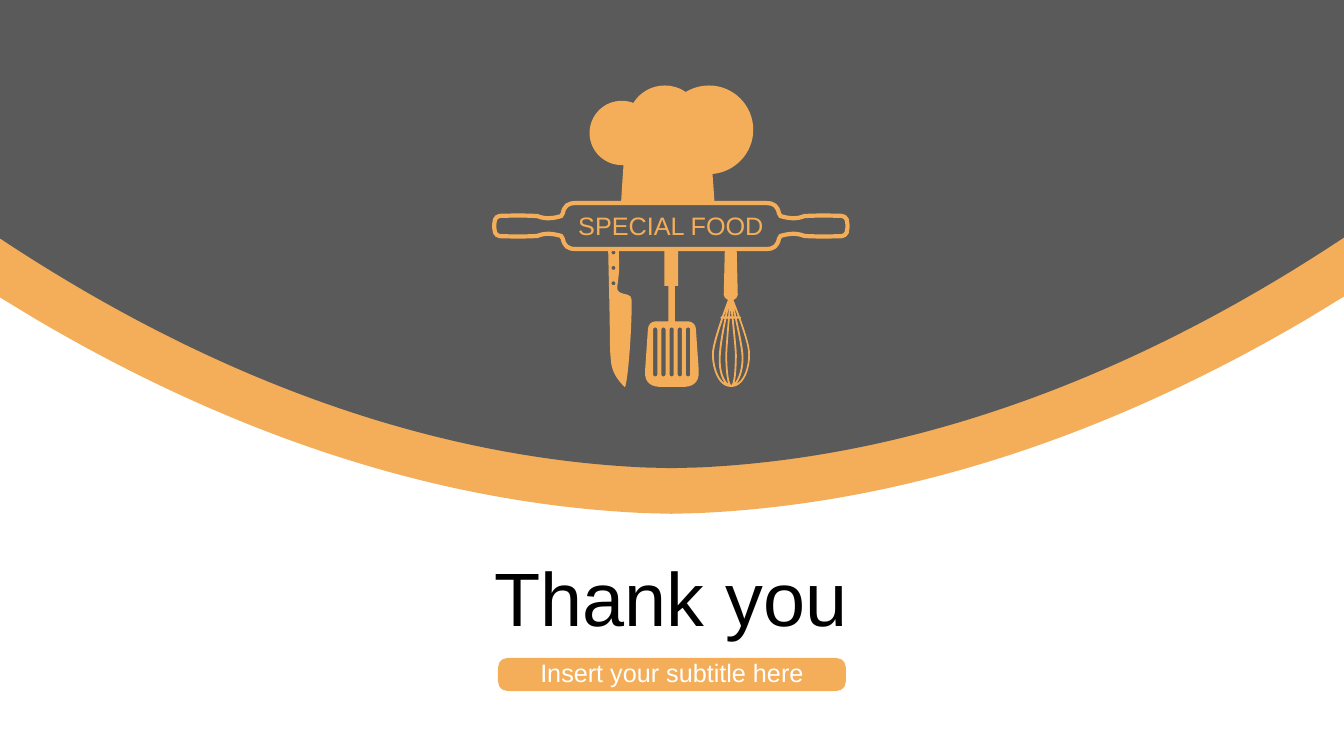
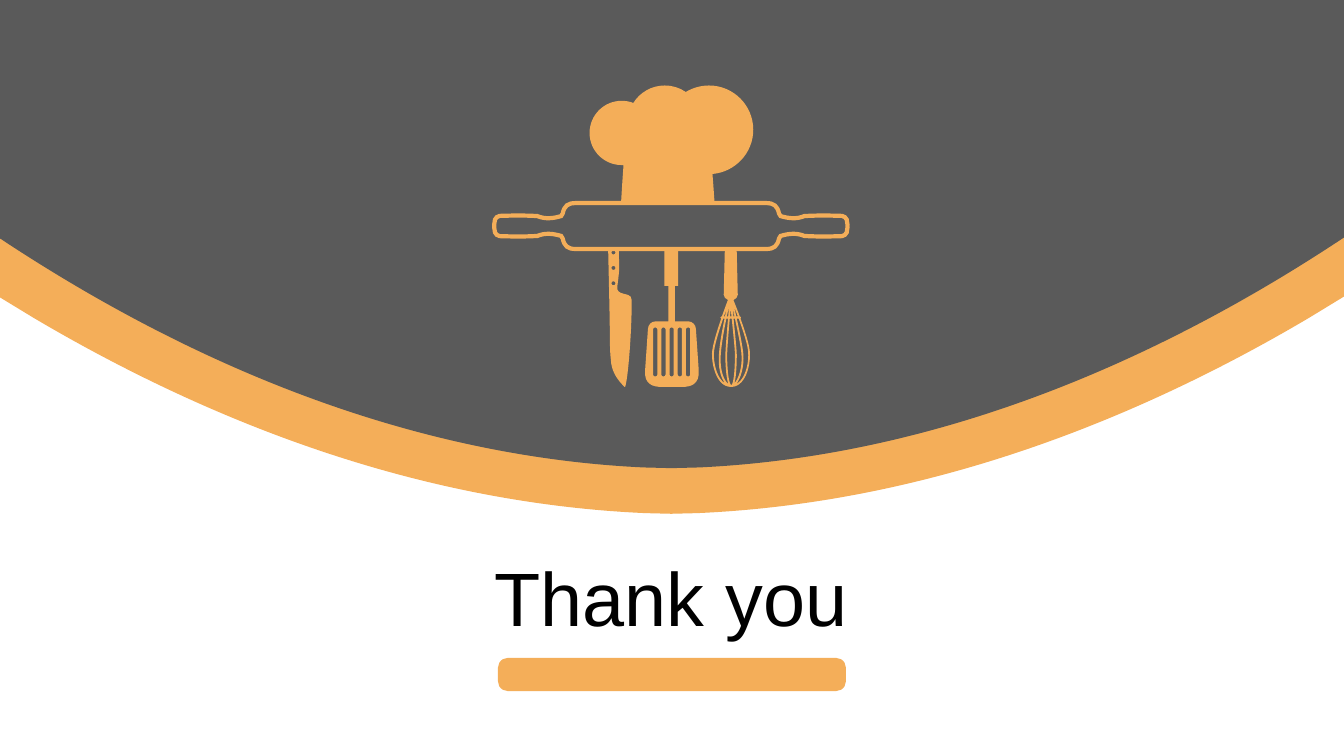
Before and after one commit to mohammadn0man/Zomato_bangalore_restaurant_opening_prediction, a slide deck: slide 14 of Project_presentation.pptx (slide 44 before the commit). Drawn at 1344x756 pixels with LibreOffice and Linux fonts; fonts in the diff are those of the drawing. Boxes give left, top, right and bottom in pixels: in the first picture for what was removed or moved away, otherwise in the second. Text is boxed around its words. In the diff, an @@ line names an element or a change of style, - is before the commit and + after.

Commit message:
presentation completed

```diff
--- a/Project_presentation.pptx
+++ b/Project_presentation.pptx
@@ text removed at (578, 217, 764, 235) @@
-SPECIAL FOOD
@@ text in rounded rectangle at (540, 663, 803, 687): text removed @@
-Insert your subtitle here
```
Also in this commit, not shown: 3 other slides changed, 7 slides added, 42 slides removed, 2 other files.
